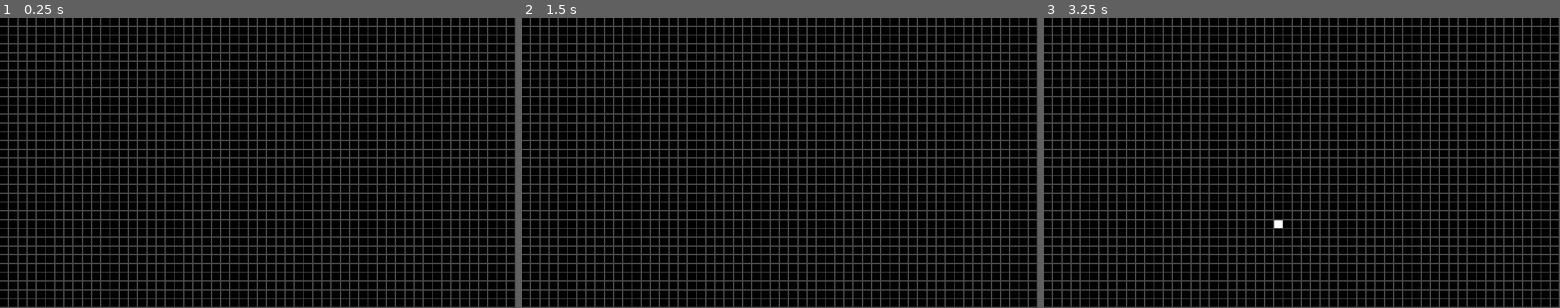
Above: before the commit, frames 1-3 (left to right).
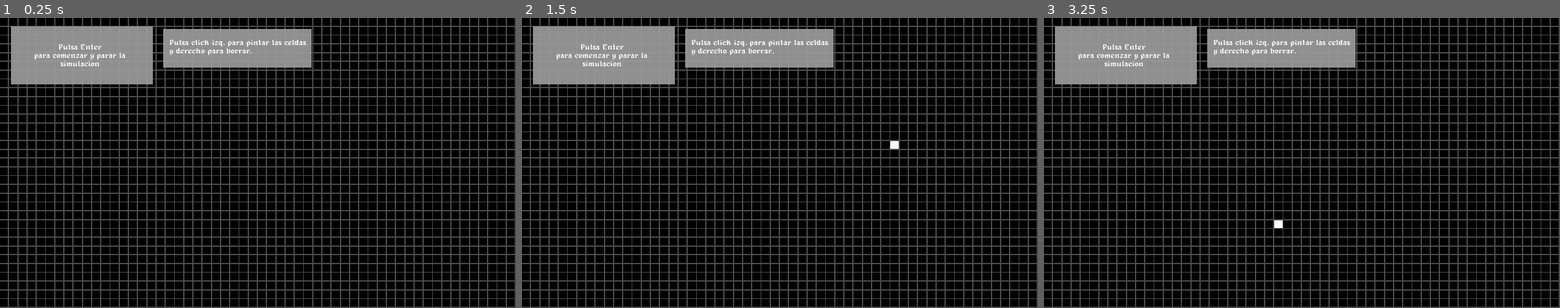
Above: after the commit, the same moments.

Repository: MumiolaDev/Game-of-Life
Game: Godot game, scene res://World.tscn
Same seed, same stepped clock (60 frames per second), same inputs: the game is played once before the commit and once after it.
Inputs (mouse positions are in pixels of both pictures, inside the frame that each line leads up to):
- Up to frame 1 (0.25 s): no input
- Up to frame 2 (1.5 s): tap Enter (enter) at 0.5, 1.25 s; move the mouse to (893, 148) at 0.52 s; press the mouse at (893, 148) at 0.53 s; right-click (893, 148) at 0.8 s; move the mouse to (676, 177) at 1.27 s; release the mouse at (676, 177) at 1.28 s; right-click (676, 177) at 1.35 s
- Up to frame 3 (3.25 s): tap Mouse wheel down (rueda_down, bound only after the commit) at 1.55, 2.1 s; tap Enter (enter) at 2, 2.75 s; move the mouse to (1353, 99) at 2.02 s; tap Mouse wheel up (rueda_up, bound only after the commit) at 2.3, 2.85 s; move the mouse to (1276, 221) at 2.77 s; click (1276, 221) at 3.05 s

The runs differ from the first frame. In frame 1, 9.3% of the frame differs, in the area x 2-61%, y 2-23%; in frame 2, 9.4%, in the area x 2-73%, y 2-46%; in frame 3, 9.3%.

Commit message:
Titulos y mejor click

Diff:
--- a/World.gd
+++ b/World.gd
@@ -27,14 +27,27 @@
 	## TECLA ENTER DETIENE Y REANUDA LA SIMULACION
 	if event.is_action_pressed("enter"):
 		corriendo = !corriendo
-	## CON EL CLICK ISQUIERDO SE CREAN Y DESTRUYEN CELDAS
-	if event.is_action_pressed("click"):
-		var pos = (get_local_mouse_position()/celda_size).floor()
-		set_cellv(pos,1-get_cellv(pos))
+
+	#if event.is_action("rueda_up"):
+	#	$Camera2D.zoom *= 1.1
+
+	#if event.is_action('rueda_down'):
+	#	$Camera2D.zoom *= 0.9
 
 func _process(delta):
+
+
 	if !corriendo: # Si la simulacion no esta corriendo no se procesa nada
+		if Input.is_action_pressed("click"):
+			var pos = (get_local_mouse_position()/celda_size).floor()
+			set_cellv(pos,1)
+		if Input.is_action_pressed("click_der"):
+			var pos = (get_local_mouse_position()/celda_size).floor()
+			set_cellv(pos,0)
 		return
+
+
+
 
 	## Pasamos por todas las celdas del tablero
 	for x in range(ancho):
--- a/World.tscn
+++ b/World.tscn
@@ -1,7 +1,8 @@
-[gd_scene load_steps=4 format=2]
+[gd_scene load_steps=7 format=2]
 
 [ext_resource path="res://tile_set.png" type="Texture" id=1]
 [ext_resource path="res://World.gd" type="Script" id=2]
+[ext_resource path="res://alagard.ttf" type="DynamicFontData" id=3]
 
 [sub_resource type="TileSet" id=1]
 0/name = "tile_set.png 0"
@@ -33,6 +34,13 @@
 1/shapes = [  ]
 1/z_index = 0
 
+[sub_resource type="StyleBoxFlat" id=4]
+bg_color = Color( 0.6, 0.6, 0.6, 0.937255 )
+
+[sub_resource type="DynamicFont" id=3]
+size = 30
+font_data = ExtResource( 3 )
+
 [node name="World" type="TileMap"]
 tile_set = SubResource( 1 )
 cell_size = Vector2( 16, 16 )
@@ -41,3 +49,39 @@
 
 [node name="Camera2D" type="Camera2D" parent="."]
 current = true
+
+[node name="CanvasLayer" type="CanvasLayer" parent="."]
+
+[node name="Button" type="Panel" parent="CanvasLayer"]
+margin_left = 40.0
+margin_top = 32.0
+margin_right = 568.0
+margin_bottom = 248.0
+custom_styles/panel = SubResource( 4 )
+
+[node name="Label" type="Label" parent="CanvasLayer/Button"]
+margin_left = 88.0
+margin_top = 64.0
+margin_right = 128.0
+margin_bottom = 78.0
+custom_fonts/font = SubResource( 3 )
+text = "Pulsa Enter
+para comenzar y parar la
+simulacion"
+align = 1
+
+[node name="Panel" type="Panel" parent="CanvasLayer"]
+margin_left = 608.0
+margin_top = 40.0
+margin_right = 1160.0
+margin_bottom = 184.0
+custom_styles/panel = SubResource( 4 )
+
+[node name="Label" type="Label" parent="CanvasLayer/Panel"]
+margin_left = 24.0
+margin_top = 40.0
+margin_right = 536.0
+margin_bottom = 101.0
+custom_fonts/font = SubResource( 3 )
+text = "Pulsa click izq. para pintar las celdas
+y derecho para borrar."
--- a/project.godot
+++ b/project.godot
@@ -38,6 +38,26 @@
 "events": [ Object(InputEventMouseButton,"resource_local_to_scene":false,"resource_name":"","device":0,"alt":false,"shi …(212 unchanged characters)…
  ]
 }
+click_der={
+"deadzone": 0.5,
+"events": [ Object(InputEventMouseButton,"resource_local_to_scene":false,"resource_name":"","device":0,"alt":false,"shift":false,"control":false,"meta":false,"command":false,"button_mask":0,"position":Vector2( 0, 0 ),"global_position":Vector2( 0, 0 ),"factor":1.0,"button_index":2,"pressed":false,"doubleclick":false,"script":null)
+ ]
+}
+rueda_up={
+"deadzone": 0.5,
+"events": [ Object(InputEventMouseButton,"resource_local_to_scene":false,"resource_name":"","device":-1,"alt":false,"shift":false,"control":false,"meta":false,"command":false,"button_mask":0,"position":Vector2( 0, 0 ),"global_position":Vector2( 0, 0 ),"factor":1.0,"button_index":4,"pressed":false,"doubleclick":false,"script":null)
+ ]
+}
+rueda_down={
+"deadzone": 0.5,
+"events": [ Object(InputEventMouseButton,"resource_local_to_scene":false,"resource_name":"","device":-1,"alt":false,"shift":false,"control":false,"meta":false,"command":false,"button_mask":0,"position":Vector2( 0, 0 ),"global_position":Vector2( 0, 0 ),"factor":1.0,"button_index":5,"pressed":false,"doubleclick":false,"script":null)
+ ]
+}
+rueda_push={
+"deadzone": 0.5,
+"events": [ Object(InputEventMouseButton,"resource_local_to_scene":false,"resource_name":"","device":0,"alt":false,"shift":false,"control":false,"meta":false,"command":false,"button_mask":0,"position":Vector2( 0, 0 ),"global_position":Vector2( 0, 0 ),"factor":1.0,"button_index":3,"pressed":false,"doubleclick":false,"script":null)
+ ]
+}
 
 [physics]
 
Binary file added: Minecraft.ttf
Binary file added: alagard.ttf
